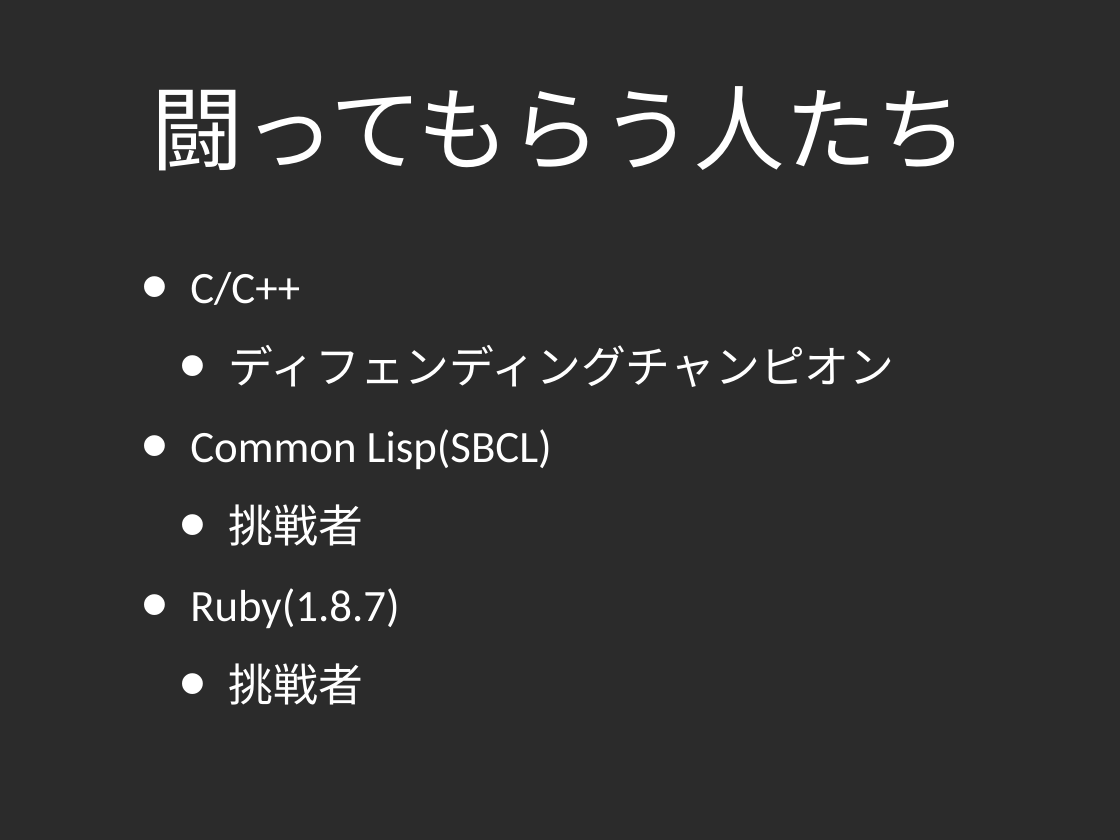
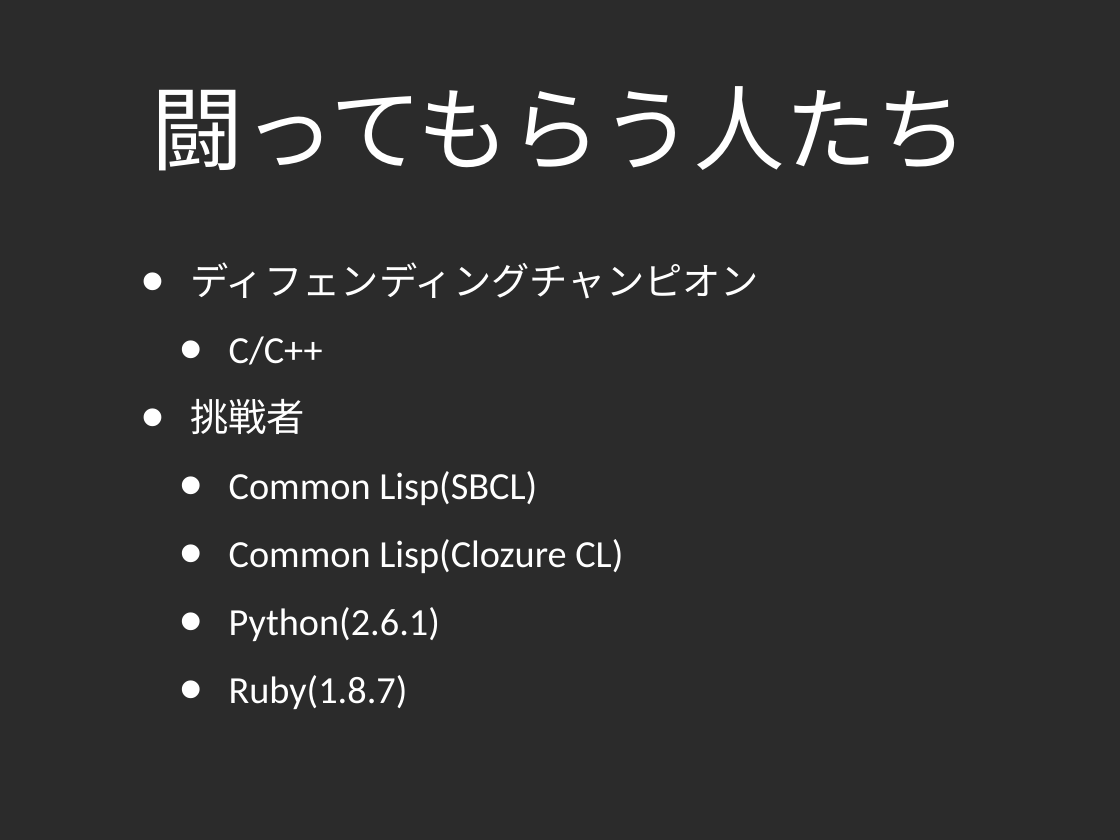
Before and after one commit to lambdasakura/doc, a slide deck: slide 38 of zengeren/fast_game_development_2010:02:12.ppt. Drawn at 1120x840 pixels with LibreOffice and Linux fonts; fonts in the diff are those of the drawing; background and template pictures are left out; a plain dark background stands for a picture behind light text. Boxes give left, top, right and bottom in pixels: in the first picture for what was removed or moved away, otherwise in the second. Text is boxed around its words. In the diff, an @@ line names an element or a change of style, - is before the commit and + after.

```diff
--- a/zengeren/fast_game_development_2010:02:12.ppt
+++ b/zengeren/fast_game_development_2010:02:12.ppt
@@ text at [190,262,759,299]: paragraph added @@
+• ディフェンディングチャンピオン
@@ text at [229,336,537,709]: size 41 to 35 pt in "C/C++", "Common Lisp(SBCL)", "Ruby(1.8.7)"; list level 1 to 2 in "C/C++"; list level 1 to 2 in "Common Lisp(SBCL)"; list level 1 to 2 in "Ruby(1.8.7)" @@
@@ text at [190,399,305,434]: text changed; size 41 to 35 pt @@
-  • ディフェンディングチャンピオン
+• 挑戦者
@@ text at [229,539,623,641]: text changed; size 41 to 35 pt @@
-  • 挑戦者
+  • Common Lisp(Clozure CL)
+  • Python(2.6.1)
@@ text at [229,663,364,705]: paragraph removed @@
-  • 挑戦者
```
Also in this commit, not shown: 12 other slides changed, 2 slides added, 1 slide removed, 4 other files.
